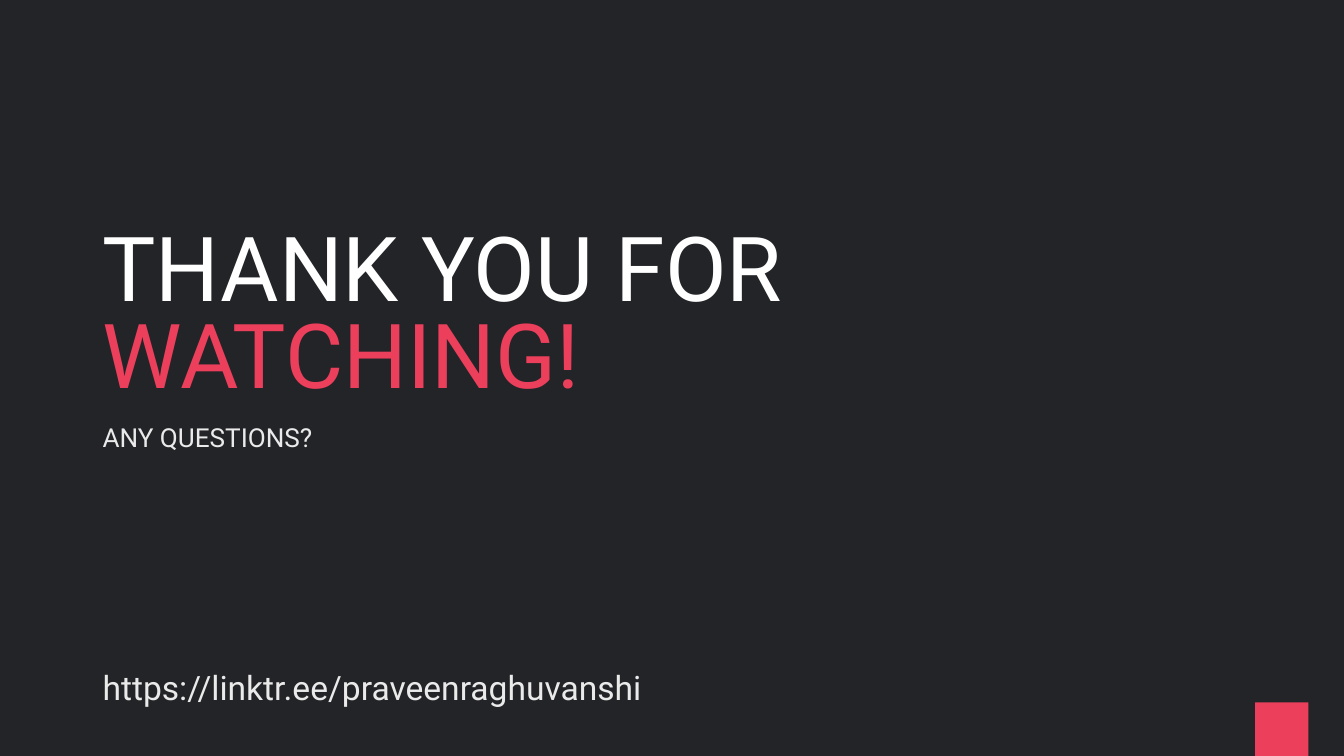
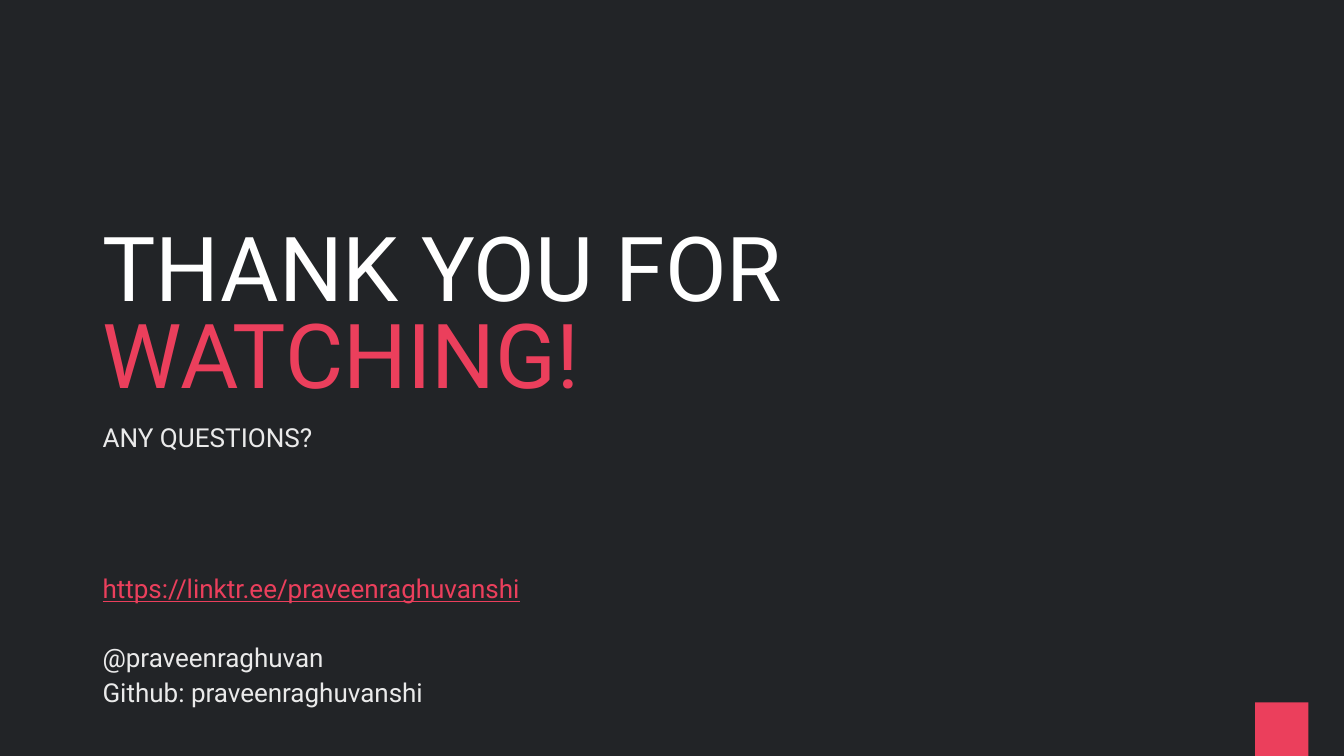
Before and after one commit to praveenraghuvanshi/tech-sessions, a slide deck: slide 21 of drafts/Orleans/ppt/Orleans_draft.pptx. Drawn at 1344x756 pixels with LibreOffice and Linux fonts; fonts in the diff are those of the drawing. Boxes give left, top, right and bottom in pixels: in the first picture for what was removed or moved away, otherwise in the second. Text is boxed around its words. In the diff, an @@ line names an element or a change of style, - is before the commit and + after.

```diff
--- a/drafts/Orleans/ppt/Orleans_draft.pptx
+++ b/drafts/Orleans/ppt/Orleans_draft.pptx
@@ text at [103,578,520,604]: size 36 to 27.9 pt, text colour #EAEAEA to #EB3F5C, underline on in "https://linktr.ee/praveenraghuvanshi"; line spacing 1.3 to 1.1 @@
@@ text at [103,647,423,708]: paragraphs added @@
+@praveenraghuvan
+Github: praveenraghuvanshi
```
Also in this commit, not shown: 9 other files.
